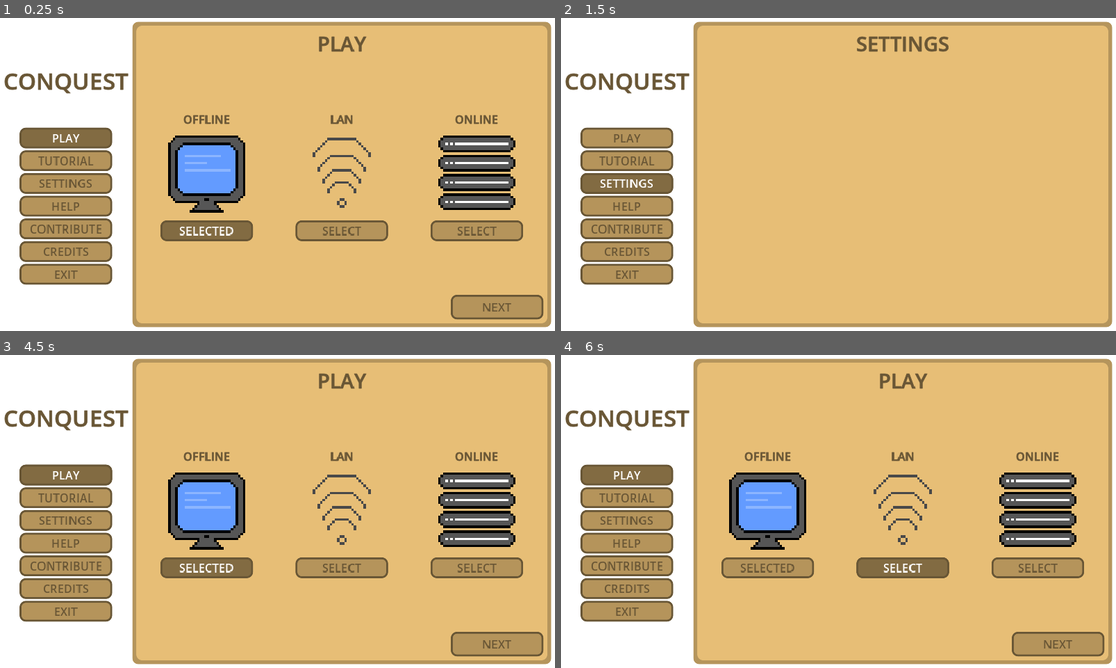
Above: before the commit, frames 1-4 (two rows, left to right).
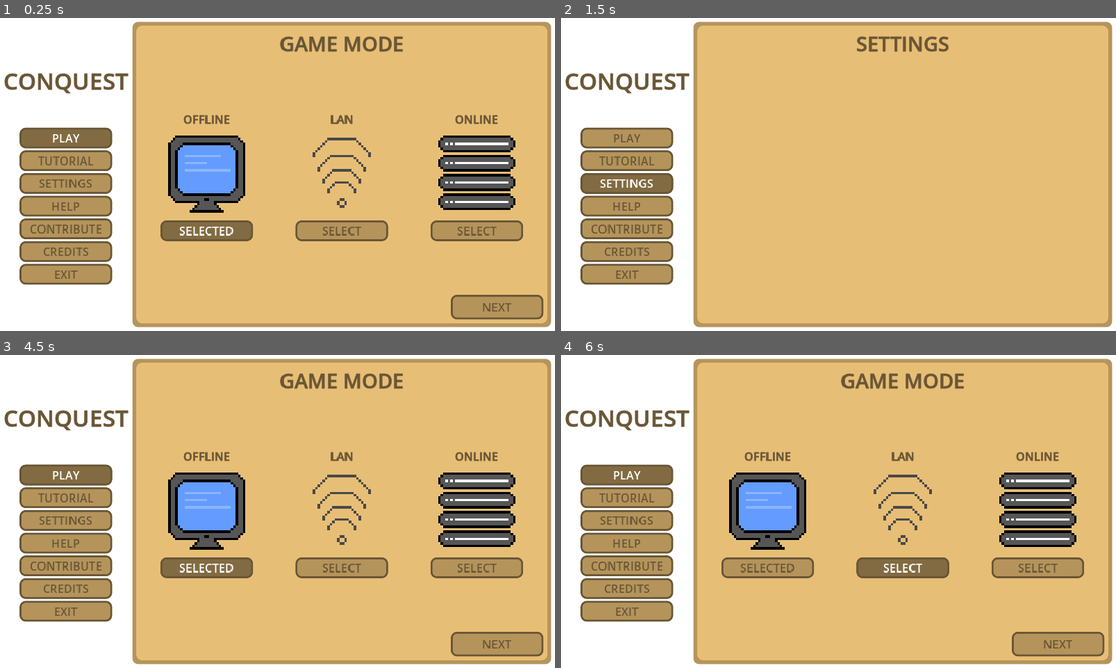
Above: after the commit, the same moments.

Repository: argosopentech/Conquest
Game: Godot game, scene res://Source/Main/main.tscn
Two runs of this game, one before a commit and one after it. Both use one fixed random seed, a clock stepped at 60 frames per second and the inputs below.
Inputs:
- Up to frame 1 (0.25 s): no input
- Up to frame 2 (1.5 s): click "TUTORIAL" at 0.5 s; click "SETTINGS" at 1.25 s
- Up to frame 3 (4.5 s): click "HELP" at 2 s; click "CONTRIBUTE" at 2.75 s; click "CREDITS" at 3.5 s; click "PLAY" at 4.25 s
- Up to frame 4 (6 s): click "SELECTED" at 5 s; click "SELECT" at 5.75 s

The runs differ from the first frame. In frame 1, 0.6% of the frame differs, in the area x 50-73%, y 5-11%; in frame 2, nothing differs; in frame 3, 0.6%; in frame 4, 0.6%.
Error after the commit: Cannot call method 'get_children' on a null value. (res://Source/Window/PlayWindow/play_window.gd:11)

Commit message:
Updates to the Game Modes in the Play Window

Diff:
--- a/Game/Source/Main/main.gd
+++ b/Game/Source/Main/main.gd
@@ -3,18 +3,18 @@
 @onready var buttons: VBoxContainer = $MarginContainer/Menu/Headers/Buttons
 @onready var windows: MarginContainer = $MarginContainer/Menu/Windows/MarginContainer
 
-var button_pressed: StringName = &"Play"
+var button_pressed: String = "Play"
 
 func _ready():
 	connect_signals()
 
 func connect_signals():
 	for button: Button in buttons.get_children():
-		button.pressed.connect(_on_button_pressed.bind(button.name))
+		button.pressed.connect(_on_button_pressed.bind(str(button.name)))
 
-func _on_button_pressed(button_name: StringName):
-	var window_path = str(button_pressed) + "Window"
+func _on_button_pressed(button_name: String):
+	var window_path = button_pressed + "Window"
 	windows.get_node(window_path).hide()
 	button_pressed = button_name
-	window_path = str(button_pressed) + "Window"
+	window_path = button_pressed + "Window"
 	windows.get_node(window_path).show()
--- /dev/null
+++ b/Game/Source/Window/PlayWindow/play_window.gd
@@ -0,0 +1,17 @@
+class_name PlayWindow extends Panel
+
+@onready var game_modes: HBoxContainer = $MarginContainer/VBoxContainer/GameModes
+
+var selected_game_mode: String = "OfflineMode"
+
+func _ready():
+	connect_signals()
+
+func connect_signals():
+	for game_mode: VBoxContainer in game_modes.get_children():
+		game_mode.get_node("Select").pressed.connect(_on_game_mode_selected.bind(str(game_mode.name)))
+
+func _on_game_mode_selected(game_mode_name: StringName):
+	game_modes.get_node(selected_game_mode + "/Select").text = "SELECT"
+	selected_game_mode = game_mode_name
+	game_modes.get_node(selected_game_mode + "/Select").text = "SELECTED"
--- a/Game/Source/Window/PlayWindow/play_window.tscn
+++ b/Game/Source/Window/PlayWindow/play_window.tscn
@@ -1,6 +1,7 @@
-[gd_scene load_steps=6 format=3 uid="uid://dc5jhcekucpoc"]
+[gd_scene load_steps=7 format=3 uid="uid://dc5jhcekucpoc"]
 
 [ext_resource type="PackedScene" uid="uid://bceqtsdrapbbf" path="res://Resource/Window/window.tscn" id="1_lsjug"]
+[ext_resource type="Script" path="res://Source/Window/PlayWindow/play_window.gd" id="2_5koo4"]
 [ext_resource type="Texture2D" uid="uid://b8wnhsicnw6qw" path="res://Assets/Graphics/Icons/Offline/Offline.png" id="2_eeaym"]
 [ext_resource type="Texture2D" uid="uid://c6yo1aldy8s0y" path="res://Assets/Graphics/Icons/LAN/LAN.png" id="3_jmgfo"]
 [ext_resource type="Texture2D" uid="uid://u8beoqx867vn" path="res://Assets/Graphics/Icons/Online/Online.png" id="3_on0b0"]
@@ -8,28 +9,38 @@
 [sub_resource type="ButtonGroup" id="ButtonGroup_ud062"]
 
 [node name="PlayWindow" instance=ExtResource("1_lsjug")]
+script = ExtResource("2_5koo4")
 
 [node name="Label" parent="MarginContainer/VBoxContainer" index="0"]
-text = "PLAY"
+text = "GAME MODE"
 
-[node name="Content" type="HBoxContainer" parent="MarginContainer/VBoxContainer" index="1"]
+[node name="Content" type="Control" parent="MarginContainer/VBoxContainer" index="1"]
 layout_mode = 2
 size_flags_vertical = 3
 
-[node name="OfflineMode" type="VBoxContainer" parent="MarginContainer/VBoxContainer/Content" index="0"]
+[node name="GameModes" type="HBoxContainer" parent="MarginContainer/VBoxContainer/Content" index="0"]
+layout_mode = 1
+anchors_preset = 15
+anchor_right = 1.0
+anchor_bottom = 1.0
+grow_horizontal = 2
+grow_vertical = 2
+size_flags_vertical = 3
+
+[node name="OfflineMode" type="VBoxContainer" parent="MarginContainer/VBoxContainer/Content/GameModes" index="0"]
 layout_mode = 2
 size_flags_horizontal = 3
 theme_override_constants/separation = 16
 alignment = 1
 
-[node name="Label" type="Label" parent="MarginContainer/VBoxContainer/Content/OfflineMode" index="0"]
+[node name="Label" type="Label" parent="MarginContainer/VBoxContainer/Content/GameModes/OfflineMode" index="0"]
 layout_mode = 2
 theme_override_font_sizes/font_size = 24
 text = "OFFLINE"
 horizontal_alignment = 1
 vertical_alignment = 1
 
-[node name="TextureRect" type="TextureRect" parent="MarginContainer/VBoxContainer/Content/OfflineMode" index="1"]
+[node name="TextureRect" type="TextureRect" parent="MarginContainer/VBoxContainer/Content/GameModes/OfflineMode" index="1"]
 custom_minimum_size = Vector2(160, 160)
 layout_mode = 2
 size_flags_horizontal = 4
@@ -37,7 +48,7 @@
 expand_mode = 1
 stretch_mode = 5
 
-[node name="Select" type="Button" parent="MarginContainer/VBoxContainer/Content/OfflineMode" index="2"]
+[node name="Select" type="Button" parent="MarginContainer/VBoxContainer/Content/GameModes/OfflineMode" index="2"]
 custom_minimum_size = Vector2(192, 36)
 layout_mode = 2
 size_flags_horizontal = 4
@@ -46,20 +57,20 @@
 button_group = SubResource("ButtonGroup_ud062")
 text = "SELECTED"
 
-[node name="LANMode" type="VBoxContainer" parent="MarginContainer/VBoxContainer/Content" index="1"]
+[node name="LANMode" type="VBoxContainer" parent="MarginContainer/VBoxContainer/Content/GameModes" index="1"]
 layout_mode = 2
 size_flags_horizontal = 3
 theme_override_constants/separation = 16
 alignment = 1
 
-[node name="Label" type="Label" parent="MarginContainer/VBoxContainer/Content/LANMode" index="0"]
+[node name="Label" type="Label" parent="MarginContainer/VBoxContainer/Content/GameModes/LANMode" index="0"]
 layout_mode = 2
 theme_override_font_sizes/font_size = 24
 text = "LAN"
 horizontal_alignment = 1
 vertical_alignment = 1
 
-[node name="TextureRect" type="TextureRect" parent="MarginContainer/VBoxContainer/Content/LANMode" index="1"]
+[node name="TextureRect" type="TextureRect" parent="MarginContainer/VBoxContainer/Content/GameModes/LANMode" index="1"]
 custom_minimum_size = Vector2(160, 160)
 layout_mode = 2
 size_flags_horizontal = 4
@@ -67,7 +78,7 @@
 expand_mode = 1
 stretch_mode = 5
 
-[node name="Select" type="Button" parent="MarginContainer/VBoxContainer/Content/LANMode" index="2"]
+[node name="Select" type="Button" parent="MarginContainer/VBoxContainer/Content/GameModes/LANMode" index="2"]
 custom_minimum_size = Vector2(192, 36)
 layout_mode = 2
 size_flags_horizontal = 4
@@ -75,20 +86,20 @@
 button_group = SubResource("ButtonGroup_ud062")
 text = "SELECT"
 
-[node name="OnlineMode" type="VBoxContainer" parent="MarginContainer/VBoxContainer/Content" index="2"]
+[node name="OnlineMode" type="VBoxContainer" parent="MarginContainer/VBoxContainer/Content/GameModes" index="2"]
 layout_mode = 2
 size_flags_horizontal = 3
 theme_override_constants/separation = 16
 alignment = 1
 
-[node name="Label" type="Label" parent="MarginContainer/VBoxContainer/Content/OnlineMode" index="0"]
+[node name="Label" type="Label" parent="MarginContainer/VBoxContainer/Content/GameModes/OnlineMode" index="0"]
 layout_mode = 2
 theme_override_font_sizes/font_size = 24
 text = "ONLINE"
 horizontal_alignment = 1
 vertical_alignment = 1
 
-[node name="TextureRect" type="TextureRect" parent="MarginContainer/VBoxContainer/Content/OnlineMode" index="1"]
+[node name="TextureRect" type="TextureRect" parent="MarginContainer/VBoxContainer/Content/GameModes/OnlineMode" index="1"]
 custom_minimum_size = Vector2(160, 160)
 layout_mode = 2
 size_flags_horizontal = 4
@@ -96,7 +107,7 @@
 expand_mode = 1
 stretch_mode = 5
 
-[node name="Select" type="Button" parent="MarginContainer/VBoxContainer/Content/OnlineMode" index="2"]
+[node name="Select" type="Button" parent="MarginContainer/VBoxContainer/Content/GameModes/OnlineMode" index="2"]
 custom_minimum_size = Vector2(192, 36)
 layout_mode = 2
 size_flags_horizontal = 4
